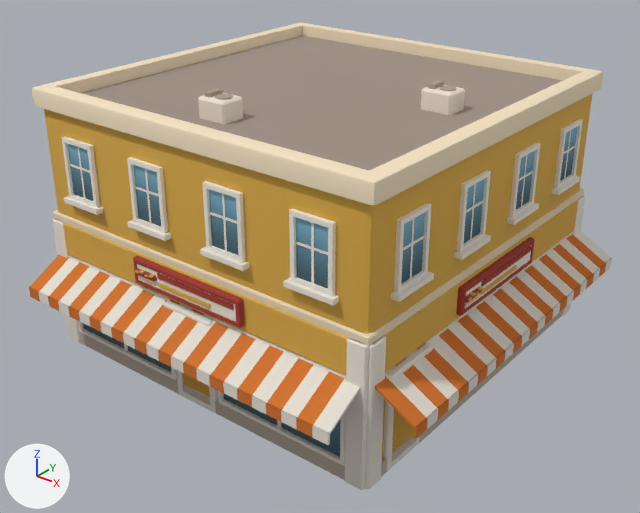
The glTF model newcity/art/kit/hotdog_shop.glb as it was, and as the next commit left it.
Camera for both pictures: a camera (50 mm lens) standing at (16.35, -20.77, 15.3) and looking at (0.73, -1.24, 3.19). Arrows for +X, +Y and +Z are at lower left; the lights stay in place. The first picture is the older version. Vertices at exactly the same position are counted once.

The first picture shows 'hotdog_shop'.
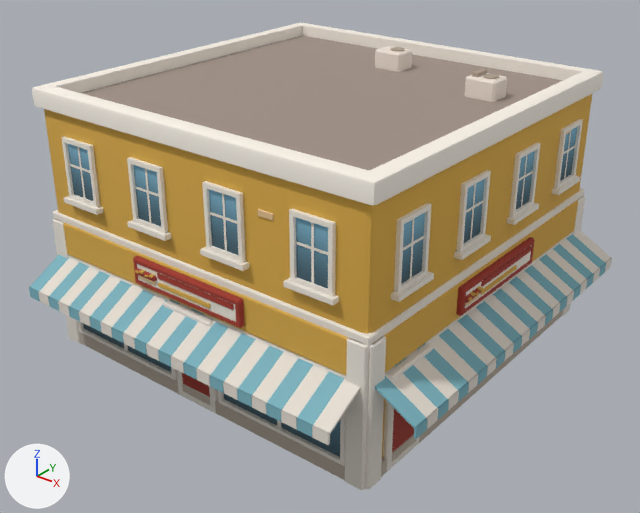
Boxes [x1, y1, x2, y2] around the edits, measured in the pictures (640 x 513 px; the box of a moved part takes in the faces that stretch with it):
part 1 of me_hotdog_shop, moved or reshaped (not visible before): after [258, 209, 274, 220]
part 2 of me_hotdog_shop, moved or reshaped: before [215, 94, 233, 100]; after [390, 47, 405, 52]
part 3 of me_hotdog_shop, moved or reshaped: before [198, 93, 243, 124]; after [375, 46, 412, 72]
part 4 of me_hotdog_shop, deleted: before [204, 88, 223, 97]
part 5 of me_hotdog_shop, moved or reshaped: before [421, 80, 465, 115]; after [465, 69, 507, 102]
part 6 of me_hotdog_shop, surface changed: [29, 22, 606, 453] in both

Patch to the scene script:
```diff
--- a/newcity/art/kit/hotdog_shop.glb.py
+++ b/newcity/art/kit/hotdog_shop.glb.py
@@ me_hotdog_shop @@
 # used by ob_hotdog_shop; location = (0.0, 0.0, 0.0)
-me_hotdog_shop.from_pydata(...)  # 1996 vertices, 3032 faces; spans x -6.24..7.39, y -7.39..6.16, z 0.0..8.79
+me_hotdog_shop.from_pydata(...)  # 1988 vertices, 3022 faces; spans x -6.24..7.39, y -7.39..6.16, z 0.0..8.79
+# me_hotdog_shop part 1: the loose piece of 16 vertices spanning x -3.48..-2.48, y -6.04..-6.0, z 2.56..2.73 is scaled about its middle by (0.493, 1, 1), then moved by (5.82, 0.0, 4.13)
+# me_hotdog_shop part 2: the loose piece of 16 vertices spanning x -0.66..-0.18, y -4.21..-3.73, z 8.67..8.71 is moved by (0.47, 7.66, 0.0)
+# me_hotdog_shop part 3: the loose piece of 20 vertices spanning x -1.07..-0.07, y -4.37..-3.57, z 8.07..8.67 is moved by (0.47, 7.66, 0.0)
+# me_hotdog_shop part 4: the loose piece of 8 vertices spanning x -0.92..-0.72, y -4.22..-3.72, z 8.67..8.79 is deleted
+# me_hotdog_shop part 5: 44 vertices moved from x 3.23..4.23, y 0.15..0.95, z 8.07..8.79 to x 3.53..4.53, y 2.08..2.88, z 8.07..8.79
+# me_hotdog_shop part 6: 632 kept faces spanning x -6.16..7.39, y -7.39..6.16, z 0.2..8.45 get new texture (UV) coordinates
+# other edits to the shape of me_hotdog_shop do not show in these pictures
 me_hotdog_shop.materials.append(mat_kit_atlas)
```
